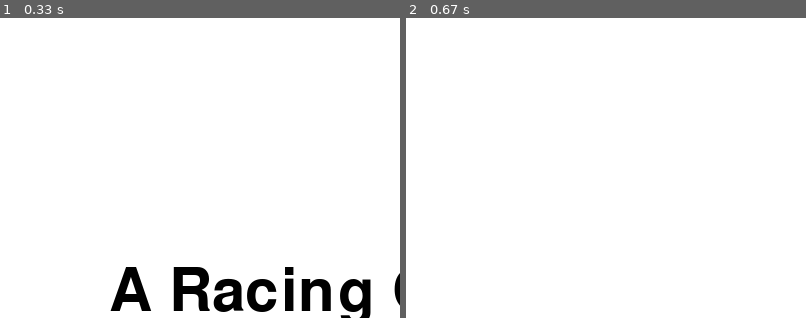
Above: before the commit, frames 1-2 (left to right).
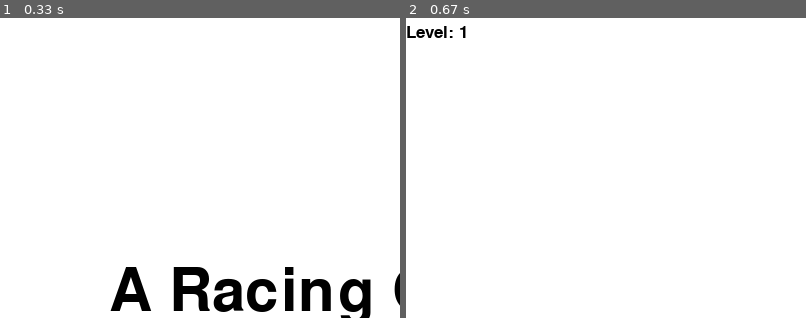
Above: after the commit, the same moments.

Repository: yan-ren/Pygame_playground
Game: pygame game, started from racing_car/racing.py
Same seed, same stepped clock (60 frames per second), same inputs: the game is played once before the commit and once after it.
Inputs:
- Up to frame 1 (0.33 s): no input
- Up to frame 2 (0.67 s): click "GO!" at 0.38 s
The pictures show only the part of the screen within x 0-50%, y 4-54%; the shares and areas given below are measured in that part.

Frame 1 is identical in both runs. In frame 2, 0.3% of the frame differs, in the area x 0-15%, y 2-7%.

Commit message:
add levels

Diff:
--- a/racing_car/racing.py
+++ b/racing_car/racing.py
@@ -10,6 +10,7 @@
 DARK_RED = (200, 0, 0)
 GREEN = (0, 255, 0)
 DARK_GREEN = (0, 200, 0)
+SCORE_LIMIT = 50
 # variables
 WINDOW_WIDTH = 800
 WINDOW_HEIGHT = 600
@@ -30,6 +31,12 @@
     display.blit(text, (0, 0))
 
 
+def display_level(level):
+    font = pygame.font.SysFont(None, 25)
+    text = font.render("Level: " + str(level), True, BLACK)
+    display.blit(text, (0, 30))
+
+
 def draw_block(x, y, width, height, color):
     pygame.draw.rect(display, color,(x, y, width, height))
 
@@ -175,6 +182,19 @@
         clock.tick(FPS)
 
     pygame.mixer.music.unpause()
+
+
+def calculate_level(score):
+    if score < 10:
+        return 1
+    elif 10 <= score < 20:
+        return 2
+    elif 20 <= score < 30:
+        return 3
+    elif 30 <= score < 40:
+        return 4
+    elif 40 <= score:
+        return 5
 
 
 def game_loop():
@@ -188,6 +208,7 @@
     block_width = 100
     block_height = 100
     score = 0
+    level = 1
 
     pygame.mixer.music.play(-1)
 
@@ -210,7 +231,7 @@
 
         # movement variable
         car_x += car_x_change
-        block_y += block_speed
+        block_y += block_speed * level
 
         # movement variable handling
         # car crashes on edge
@@ -227,12 +248,14 @@
             block_y = -WINDOW_HEIGHT
             block_x = random.randint(0, WINDOW_WIDTH)
             score += 1
+            level = calculate_level(score)
 
         # display
         display.fill(WHITE)
         place_car(car_x, car_y)
         draw_block(block_x, block_y, block_width, block_height, BLACK)
         display_score(score)
+        display_level(level)
         pygame.display.update()
 
         # FPS
Not shown, changed: racing_car/README.md
